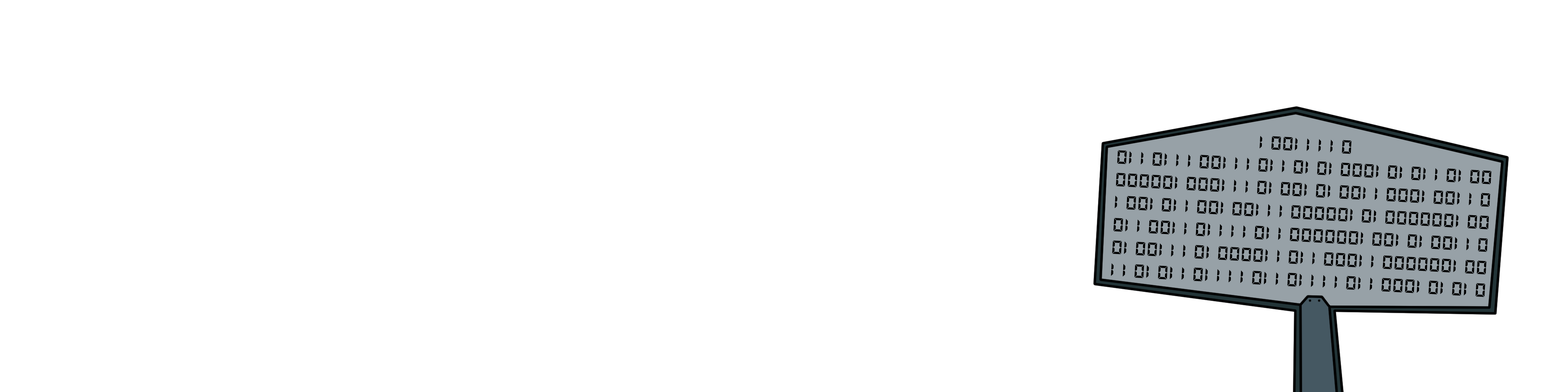
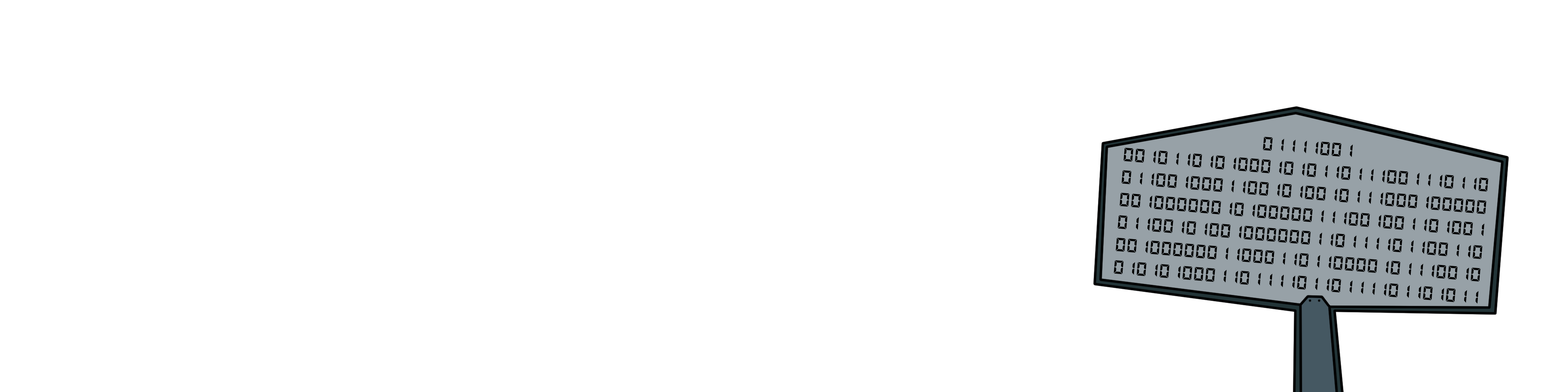
Before/after of a 1568×392 layered artwork. What changed in the layer stack:
painted on "01010100011011110110111101101011 001000000110001101100001011100" over (x1=1110, y1=135, x2=1492, y2=304)
